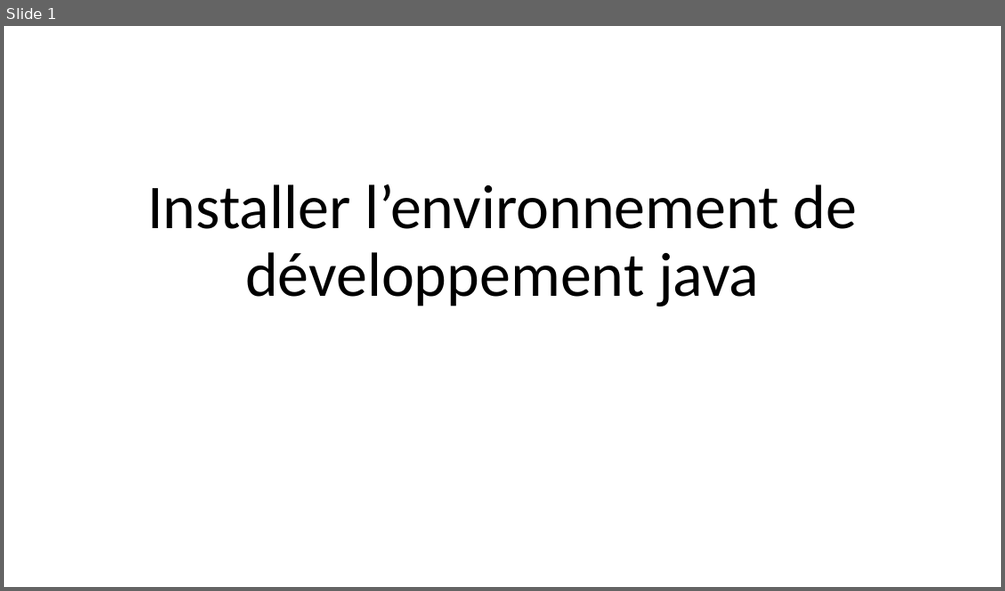
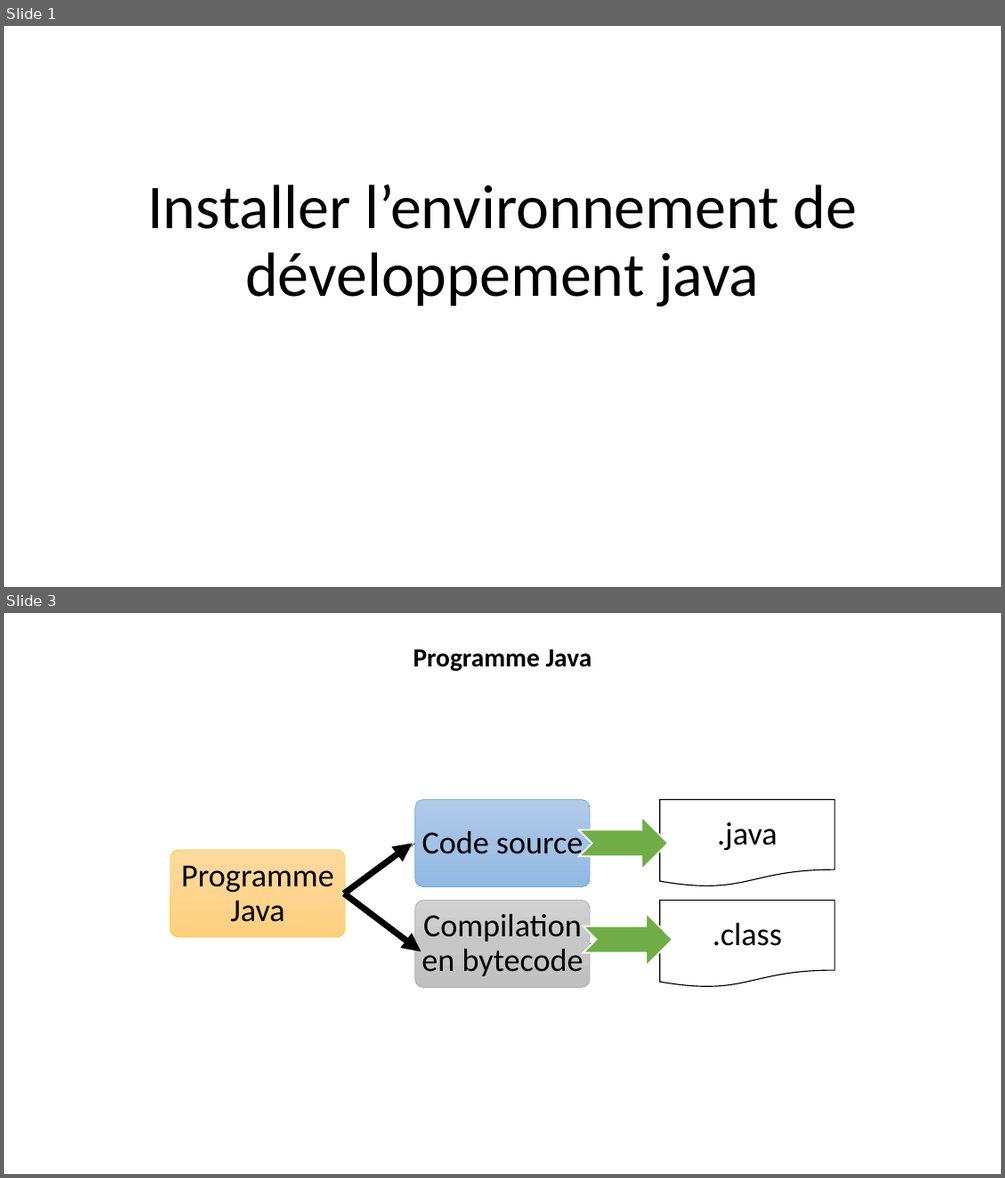
Before and after one commit to Djamelikra/javaSetup, a slide deck: javaInstall/Installer l’environnement de développement java.pptx. Shown one above the other, each under a label of ours: slide 1 before the commit, slides 1 and 3 after it; the slides between them are not shown. The pictures are 1005x591 and 1005x1178 pixels, drawn with LibreOffice and Linux fonts; fonts in the diff are those of the drawing. Boxes give left, top, right and bottom in pixels: in the first picture for what was removed or moved away, otherwise in the second. Text is boxed around its words. In the diff, an @@ line names an element or a change of style, - is before the commit and + after.

```diff
--- a/javaInstall/Installer l’environnement de développement java.pptx
+++ b/javaInstall/Installer l’environnement de développement java.pptx
@@ slide 3 added at [4,613,1001,1174], background #FFFFFF @@
@@ title added at [413,649,592,671], 25.2 pt, text #000000, bold @@
+Programme Java
@@ notched right arrow added at [579,817,668,869], fill #70AD47, outline #FFFFFF 1.5 pt @@
@@ arrow added from (344, 893) to (413, 844), #000000 6 pt @@
@@ arrow added from (344, 893) to (421, 952), #000000 6 pt @@
@@ notched right arrow added at [583,913,672,966], fill #70AD47, outline #FFFFFF 1.5 pt @@
@@ group added at [170,799,834,988]: 5 texts, 4 freeform shapes, 3 rounded rectangles, 2 flow chart documents @@
+Programme Java
+Code source
+.java
+Compilation en bytecode
+.class
```
Also in this commit, not shown: 1 slide changed, 1 slide removed, 1 other file.
